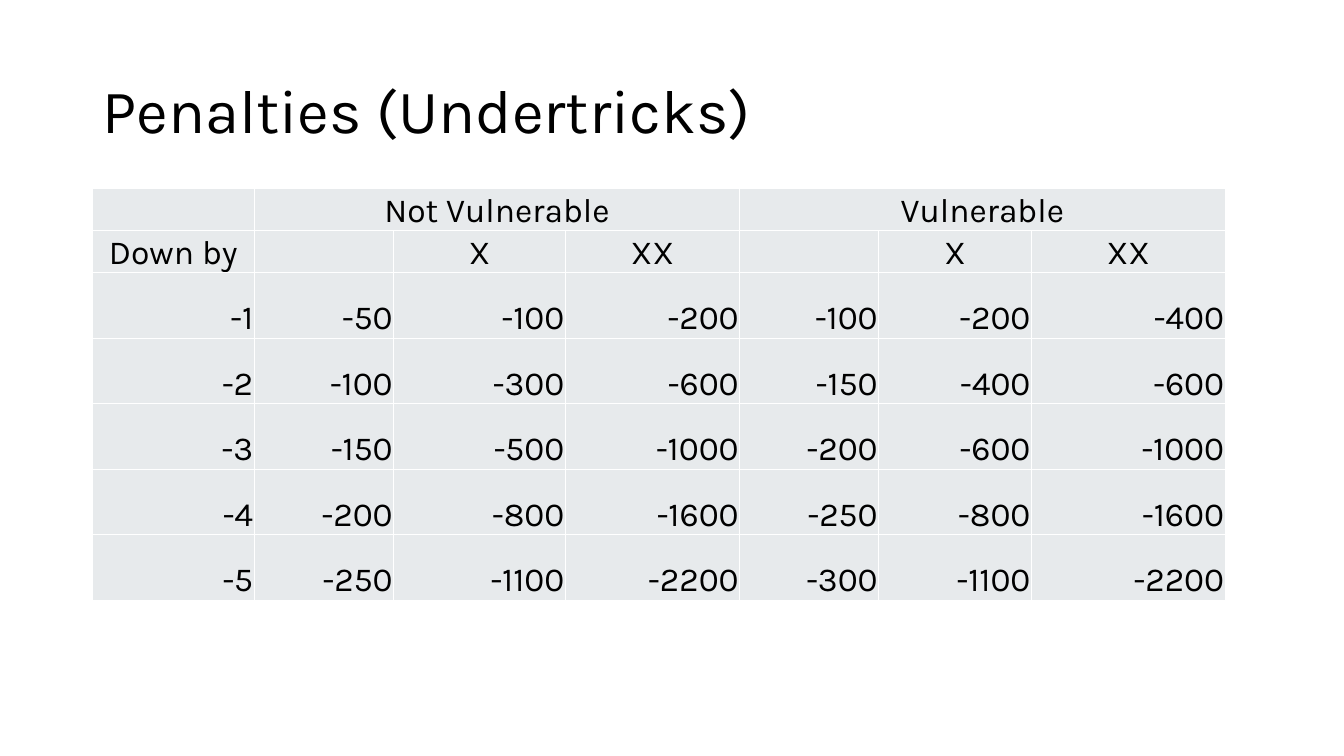
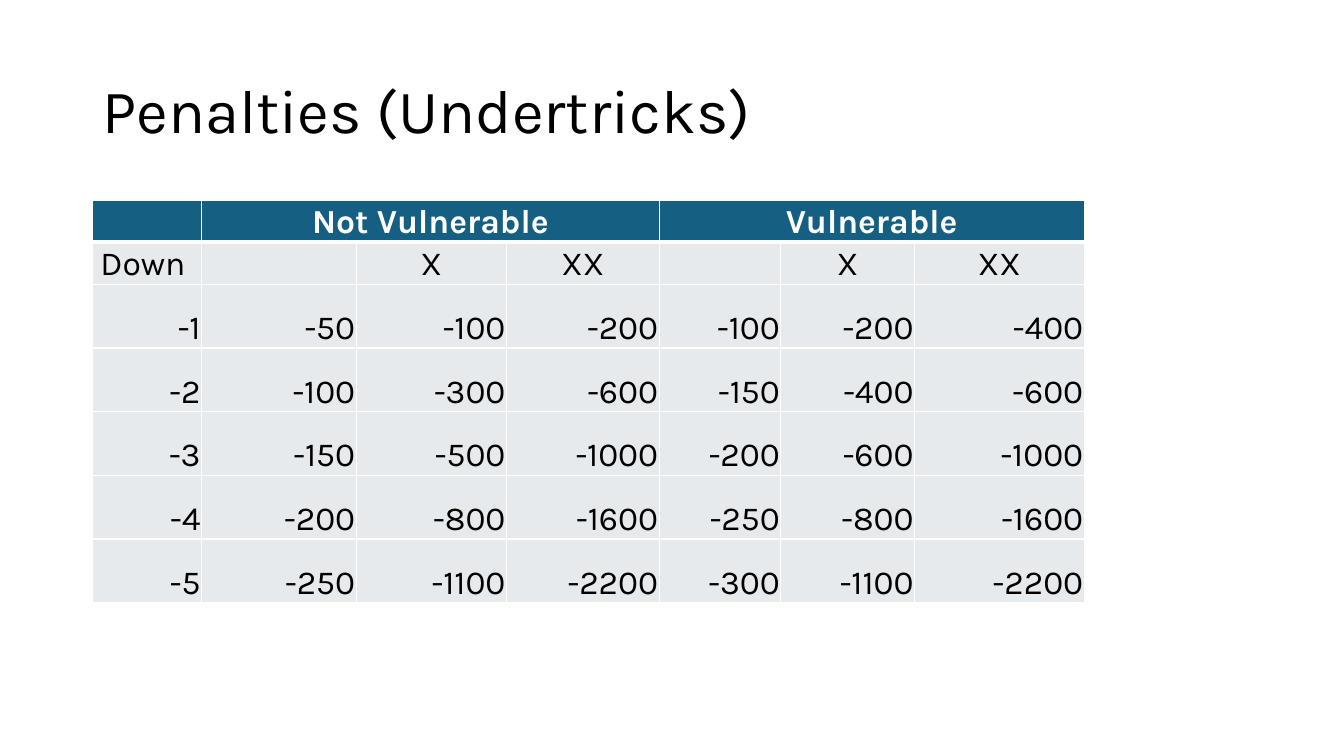
Before and after one commit to sywhub/bridge101, a slide deck: slide 12 of class.pptx (slide 9 before the commit). Drawn at 1344x756 pixels with LibreOffice and Linux fonts; fonts in the diff are those of the drawing; background and template pictures are left out. Boxes give left, top, right and bottom in pixels: in the first picture for what was removed or moved away, otherwise in the second. Text is boxed around its words. In the diff, an @@ line names an element or a change of style, - is before the commit and + after.

```diff
--- a/class.pptx
+++ b/class.pptx
@@ table at [93, 200, 1084, 601] @@
-row 2, column 1: Down by
+row 2, column 1: Down
@@ fill #E8EAED to #156082 in 3 cells @@
@@ text colour #000000 to #FFFFFF, bold on in "Not Vulnerable", "Vulnerable" @@
@@ borders changed @@
@@ table: place and size @@
-table at [93, 189, 1226, 599]
+table at [93, 200, 1084, 601]
```
Also in this commit, not shown: 11 other slides changed, 3 slides added, 3 slides removed, 3 other files.
